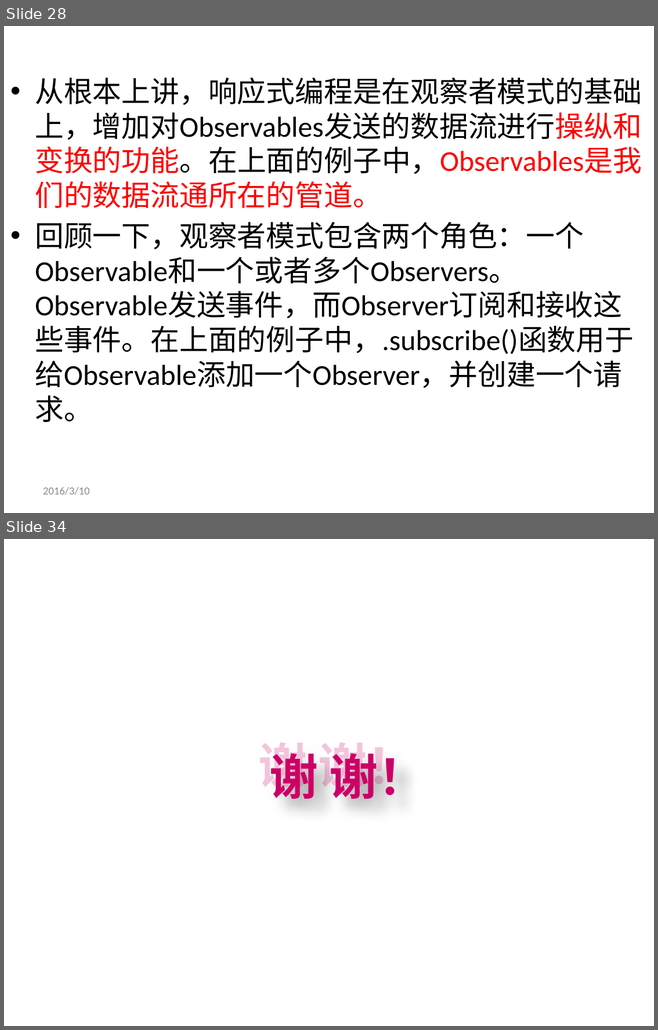
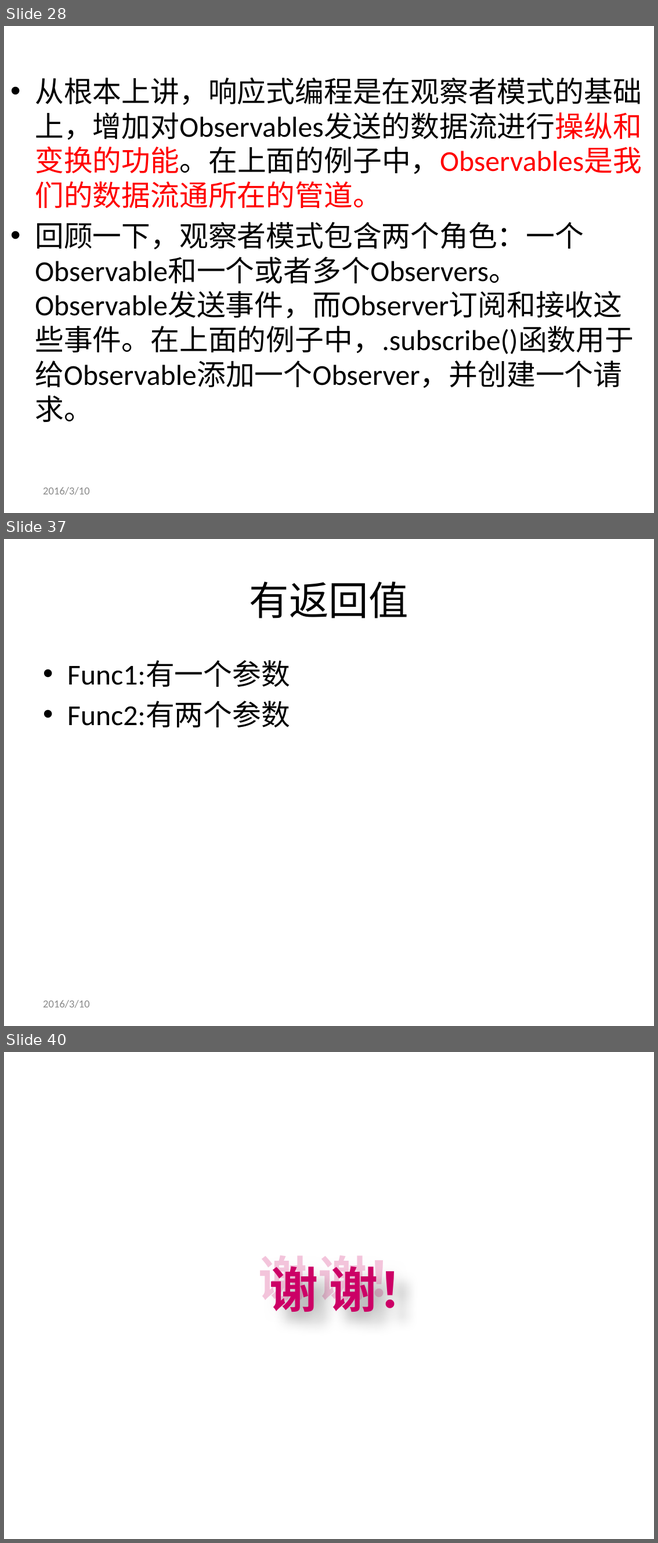
Before and after one commit to genglei-cuan/Study, a slide deck: notes/rxjava/RxJava简介.pptx. Shown one above the other, each under a label of ours: slides 28 and 34 before the commit, slides 28, 37 and 40 after it; the slides between them are not shown. The pictures are 658x1030 and 658x1543 pixels, drawn with LibreOffice and Linux fonts; fonts in the diff are those of the drawing; background and template pictures are left out. Boxes give left, top, right and bottom in pixels: in the first picture for what was removed or moved away, otherwise in the second. Text is boxed around its words. In the diff, an @@ line names an element or a change of style, - is before the commit and + after.

```diff
--- a/notes/rxjava/RxJava简介.pptx
+++ b/notes/rxjava/RxJava简介.pptx
@@ slide 37 added at (4, 539, 654, 1026), background picture (left out) @@
@@ title added at (249, 581, 408, 618), 44 pt, text #000000 @@
+有返回值
@@ text added at (67, 661, 290, 727), 32 pt, text #000000 @@
+• Func1:有一个参数
+• Func2:有两个参数
@@ text added at (43, 1000, 90, 1008), 12 pt, text #898989 @@
+2016/3/10
@@ what was slide 34 is now slide 40 @@
```
Also in this commit, not shown: 26 slides changed, 5 other slides added.
